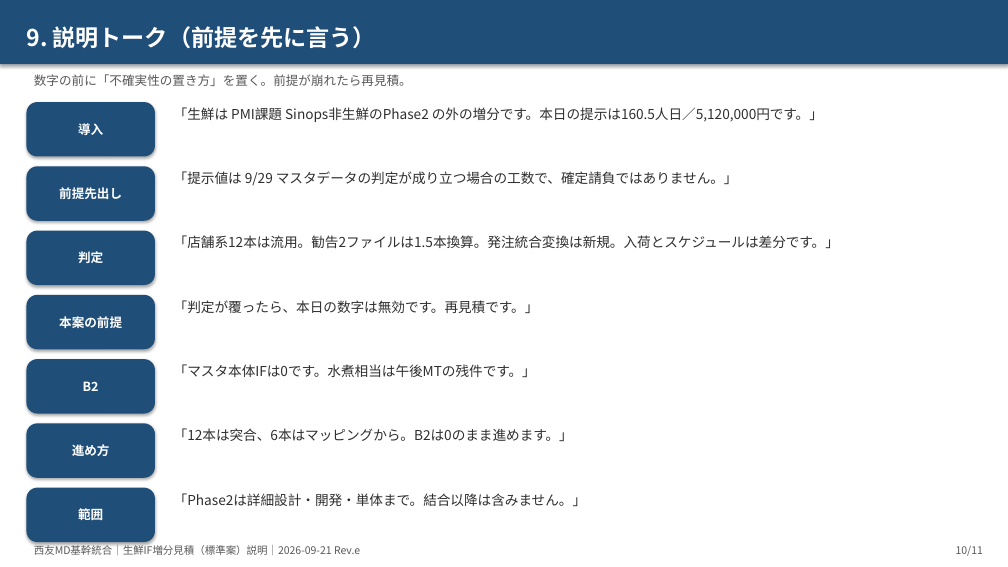
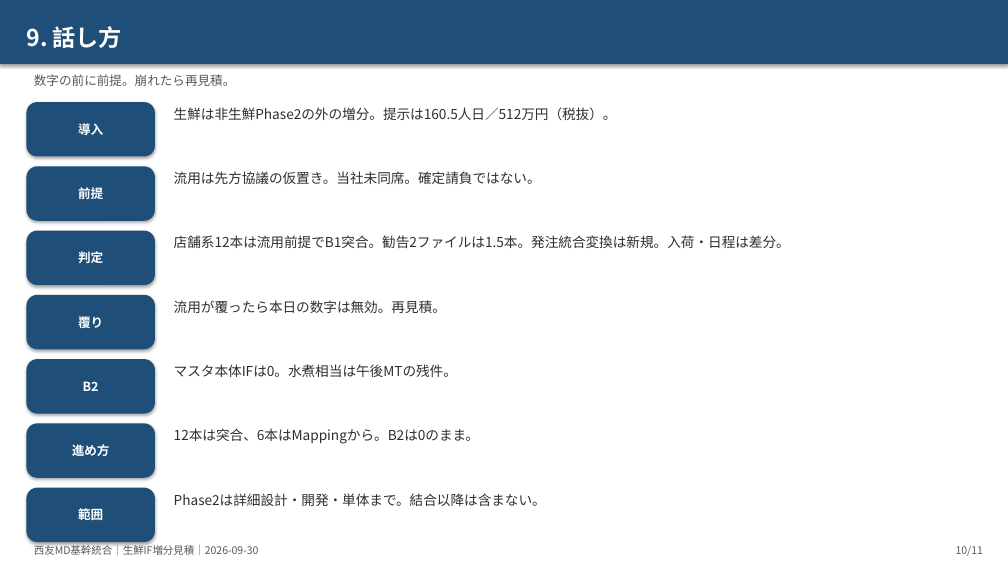
Before and after one commit to ZangPengshi-TREC/Zang_TreC, a slide deck: slide 10 of PMI/Sinops/phase2-detail-design/sources/20260921-生鮮IF増分見積/【説明】生鮮IF増分_標準案見積_リスク着眼_20260921.pptx. Drawn at 1008x567 pixels with LibreOffice and Linux fonts; fonts in the diff are those of the drawing. Boxes give left, top, right and bottom in pixels: in the first picture for what was removed or moved away, otherwise in the second. Text is boxed around its words. In the diff, an @@ line names an element or a change of style, - is before the commit and + after.

```diff
--- a/PMI/Sinops/phase2-detail-design/sources/20260921-生鮮IF増分見積/【説明】生鮮IF増分_標準案見積_リスク着眼_20260921.pptx
+++ b/PMI/Sinops/phase2-detail-design/sources/20260921-生鮮IF増分見積/【説明】生鮮IF増分_標準案見積_リスク着眼_20260921.pptx
@@ text in rectangle at <box>26,26,122,48</box>: text changed @@
-9. 説明トーク（前提を先に言う）
+9. 話し方
@@ text at <box>34,74,236,86</box>: text changed @@
-数字の前に「不確実性の置き方」を置く。前提が崩れたら再見積。
+数字の前に前提。崩れたら再見積。
@@ text at <box>174,107,617,120</box>: text changed @@
-「生鮮は PMI課題 Sinops非生鮮のPhase2 の外の増分です。本日の提示は160.5人日／5,120,000円です。」
+生鮮は非生鮮Phase2の外の増分。提示は160.5人日／512万円（税抜）。
@@ text at <box>174,171,541,184</box>: text changed @@
-「提示値は 9/29 マスタデータの判定が成り立つ場合の工数で、確定請負ではありません。」
+流用は先方協議の仮置き。当社未同席。確定請負ではない。
@@ text in rounded rectangle at <box>78,185,103,202</box>: text changed @@
-前提先出し
+前提
@@ text at <box>174,235,790,248</box>: text changed @@
-「店舗系12本は流用。勧告2ファイルは1.5本換算。発注統合変換は新規。入荷とスケジュールは差分です。」
+店舗系12本は流用前提でB1突合。勧告2ファイルは1.5本。発注統合変換は新規。入荷・日程は差分。
@@ text in rounded rectangle at <box>78,316,103,328</box>: text changed @@
-本案の前提
+覆り
@@ text at <box>174,300,446,313</box>: text changed @@
-「判定が覆ったら、本日の数字は無効です。再見積です。」
+流用が覆ったら本日の数字は無効。再見積。
@@ text at <box>174,364,457,377</box>: text changed @@
-「マスタ本体IFは0です。水煮相当は午後MTの残件です。」
+マスタ本体IFは0。水煮相当は午後MTの残件。
@@ text at <box>174,428,480,444</box>: text changed @@
-「12本は突合、6本はマッピングから。B2は0のまま進めます。」
+12本は突合、6本はMappingから。B2は0のまま。
@@ text at <box>174,493,546,506</box>: text changed @@
-「Phase2は詳細設計・開発・単体まで。結合以降は含みません。」
+Phase2は詳細設計・開発・単体まで。結合以降は含まない。
@@ text at <box>34,544,259,555</box>: text changed @@
-西友MD基幹統合｜生鮮IF増分見積（標準案）説明｜2026-09-21 Rev.e
+西友MD基幹統合｜生鮮IF増分見積｜2026-09-30
```
Also in this commit, not shown: 10 other slides changed, 17 other files.
